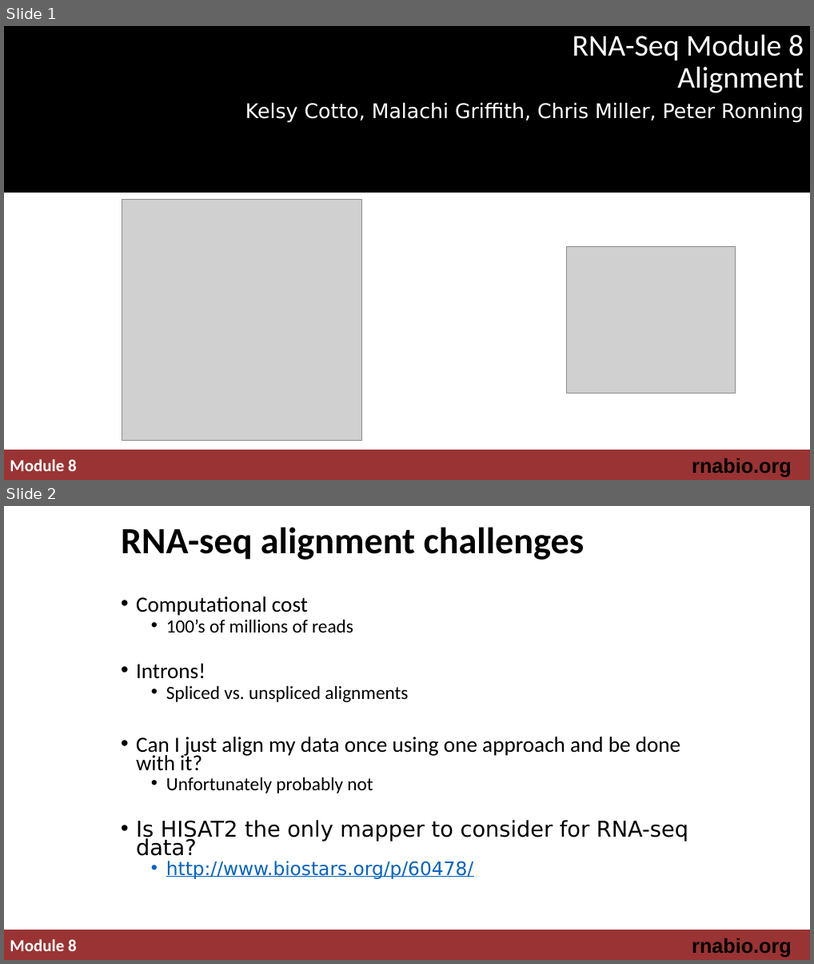
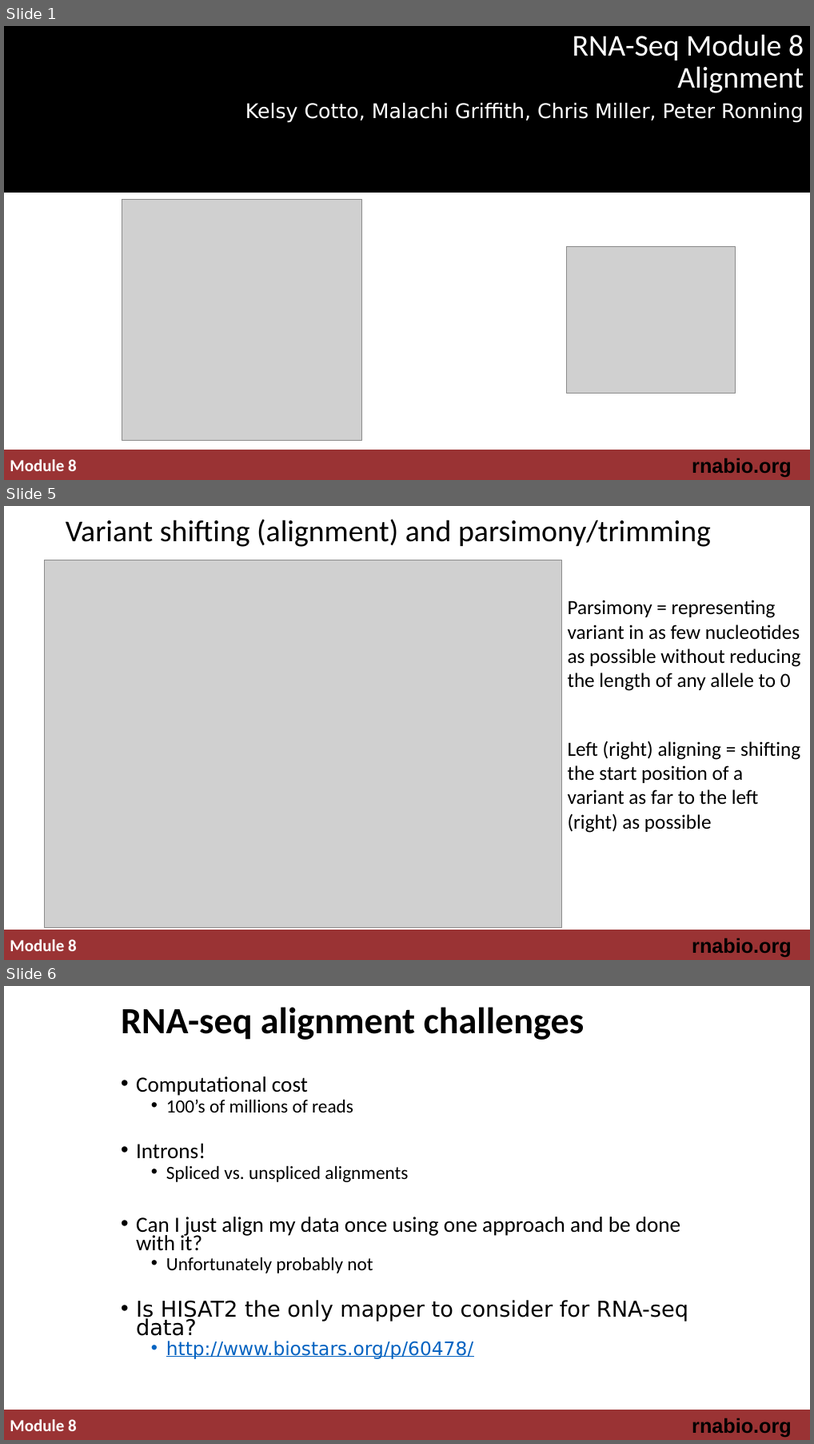
Before and after one commit to griffithlab/rnabio.org, a slide deck: assets/lectures/cbw-cshl/2019/mini/RNASeq_MiniLecture_08_01_Alignment.pptx. Shown one above the other, each under a label of ours: slides 1 and 2 before the commit, slides 1, 5 and 6 after it; the slides between them are not shown. The pictures are 814x964 and 814x1444 pixels, drawn with LibreOffice and Linux fonts; fonts in the diff are those of the drawing; grey boxes stand for pictures. Boxes give left, top, right and bottom in pixels: in the first picture for what was removed or moved away, otherwise in the second. Text is boxed around its words. In the diff, an @@ line names an element or a change of style, - is before the commit and + after.

Commit message:
added slides to alignment lecture and fasta/fastq

```diff
--- a/assets/lectures/cbw-cshl/2019/mini/RNASeq_MiniLecture_08_01_Alignment.pptx
+++ b/assets/lectures/cbw-cshl/2019/mini/RNASeq_MiniLecture_08_01_Alignment.pptx
@@ slide 5 added at bbox=[4, 506, 810, 960], background #FFFFFF; not listed: 3 template elements that a slide beside it also shows @@
@@ title added at bbox=[66, 519, 711, 547], 36 pt, text #000000 @@
+Variant shifting (alignment) and parsimony/trimming
@@ picture added at bbox=[45, 560, 562, 927] @@
@@ text added at bbox=[568, 600, 801, 691], 24 pt, text #000000 @@
+Parsimony = representing variant in as few nucleotides as possible without reducing the length of any allele to 0
@@ text added at bbox=[568, 740, 801, 832], 24 pt, text #000000 @@
+Left (right) aligning = shifting the start position of a variant as far to the left (right) as possible
@@ what was slide 2 is now slide 6 @@
```
Also in this commit, not shown: 3 other slides added, 2 other files.
